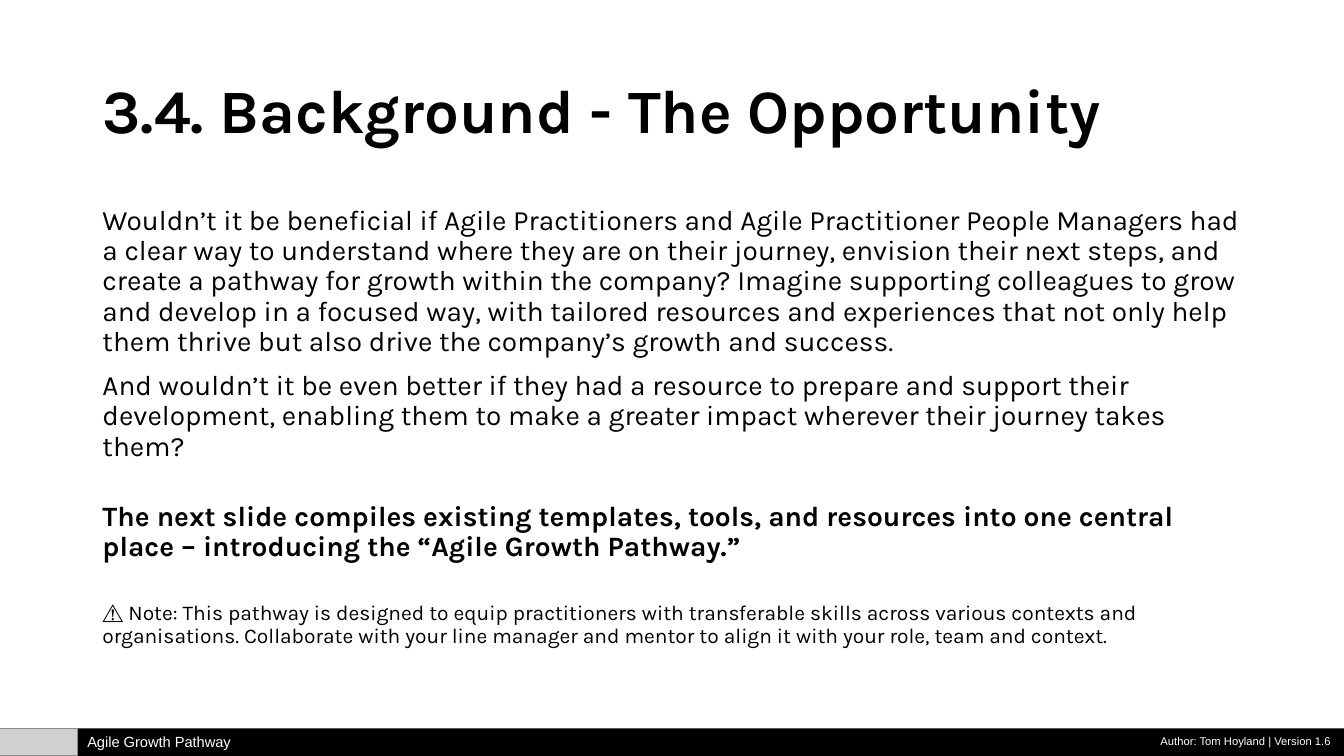
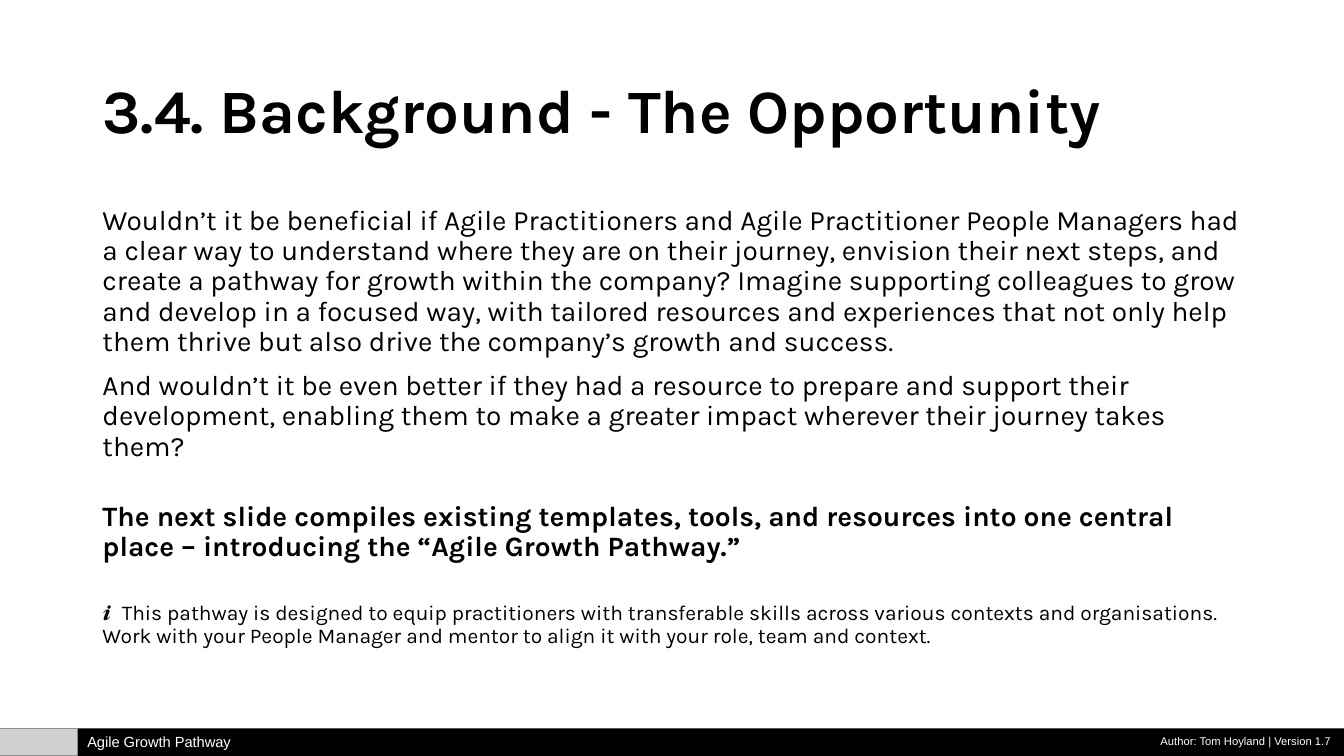
Before and after one commit to tomhoyland/agile-growth-pathway, a slide deck: slide 9 of Agile-Growth-Pathway.pptx. Drawn at 1344x756 pixels with LibreOffice and Linux fonts; fonts in the diff are those of the drawing; grey boxes stand for pictures. Boxes give left, top, right and bottom in pixels: in the first picture for what was removed or moved away, otherwise in the second. Text is boxed around its words. In the diff, an @@ line names an element or a change of style, - is before the commit and + after.

```diff
--- a/Agile-Growth-Pathway.pptx
+++ b/Agile-Growth-Pathway.pptx
@@ text at <box>102,605,1217,648</box>: text changed @@
-⚠️ Note: This pathway is designed to equip practitioners with transferable skills across various contexts and organisations. Collaborate with your line manager and mentor to align it with your role, team and context.
+ℹ️ This pathway is designed to equip practitioners with transferable skills across various contexts and organisations. Work with your People Manager and mentor to align it with your role, team and context.
@@ text at <box>1160,737,1331,748</box>: text changed @@
-Author: Tom Hoyland | Version 1.6
+Author: Tom Hoyland | Version 1.7
```
Also in this commit, not shown: 15 other slides changed, 1 other file.
